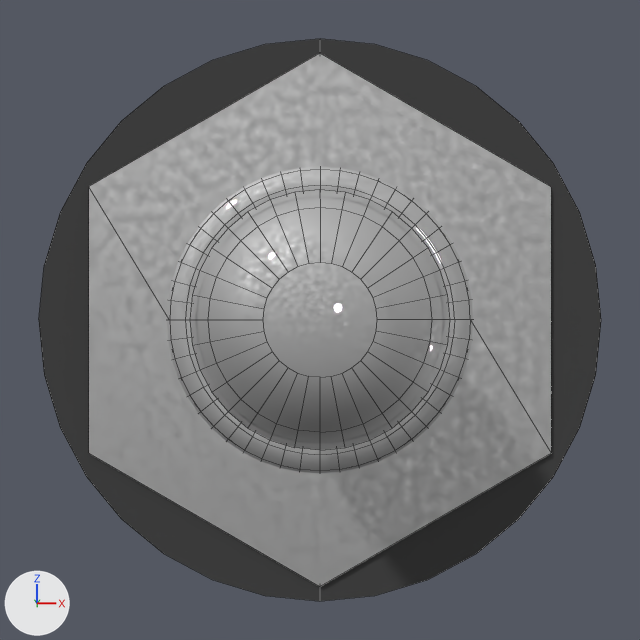
A saved change to the Blender file Resource/placeholders.blend.
Before and after are seen from the file's camera 'Camera'. Arrows for +X, +Y and +Z are at lower left; the lights stay in place. Mesh edges are drawn as thin lines.
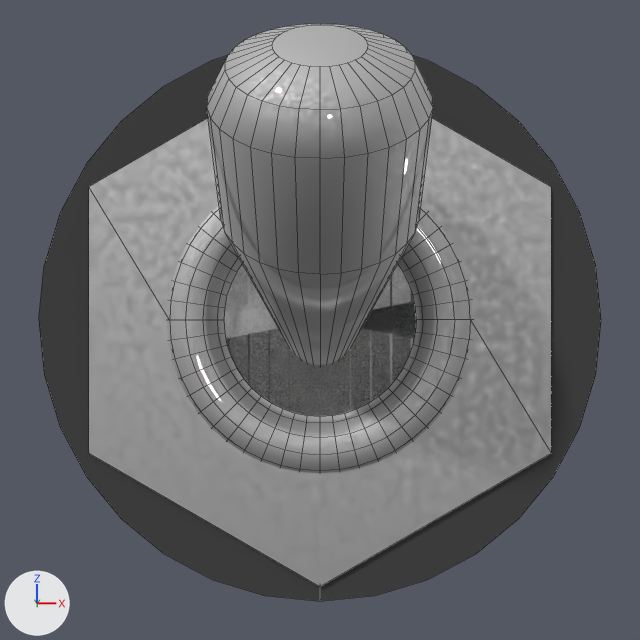
Patch to the scene script:
```diff
--- a/Resource/placeholders.blend.py
+++ b/Resource/placeholders.blend.py
@@ ob_cone @@
 ob_cone = bpy.data.objects.new('Cone', me_cone)
-ob_cone.location = (0.0, 0.382, 0.0)
-ob_cone.rotation_euler = (-1.571, 0.0, 0.0)  # degrees (-90, 0, 0)
+ob_cone.location = (0.0, 0.27, -0.27)
+ob_cone.rotation_euler = (-2.356, 0.0, 0.0)  # degrees (-135, 0, 0)
 ob_cone.scale = (0.314, 0.314, 0.879)
```

Location of each change, (x1, y1, x2, y2) in pixels of the pictures (640 x 640 px):
'Cone', moved, turned
    before: (190, 190, 450, 450)
    after: (207, 24, 433, 365)
